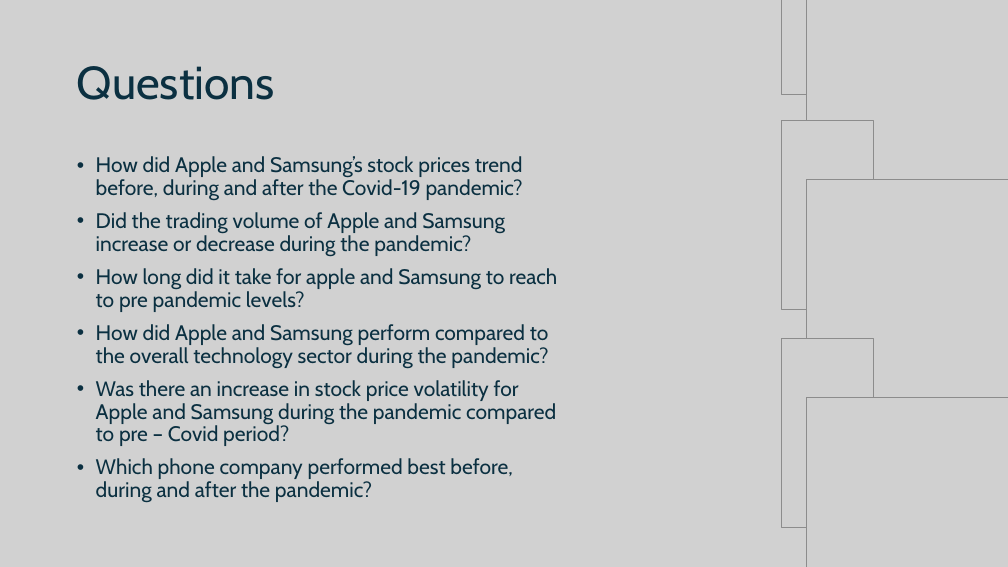
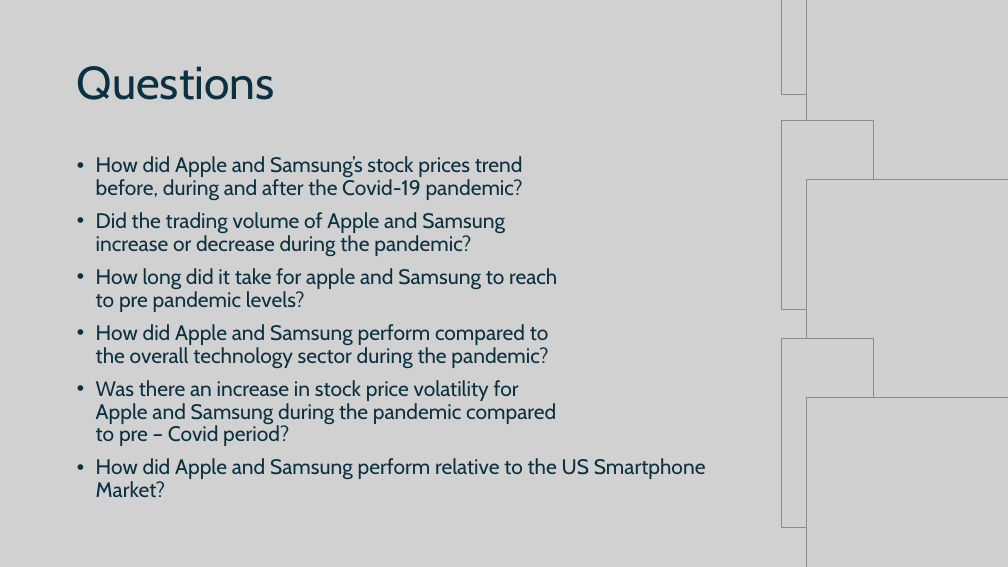
Before and after one commit to Jeniquef/stock-Analysis_t2, a slide deck: slide 3 of Apple, Samsung, and COVID.pptx. Drawn at 1008x567 pixels with LibreOffice and Linux fonts; fonts in the diff are those of the drawing; grey boxes stand for pictures. Boxes give left, top, right and bottom in pixels: in the first picture for what was removed or moved away, otherwise in the second. Text is boxed around its words. In the diff, an @@ line names an element or a change of style, - is before the commit and + after.

```diff
--- a/Apple, Samsung, and COVID.pptx
+++ b/Apple, Samsung, and COVID.pptx
@@ text at bbox=[96, 458, 706, 497]: text changed @@
-• Which phone company performed best before,
-  during and after the pandemic?
+• How did Apple and Samsung perform relative to the US Smartphone Market?
```
